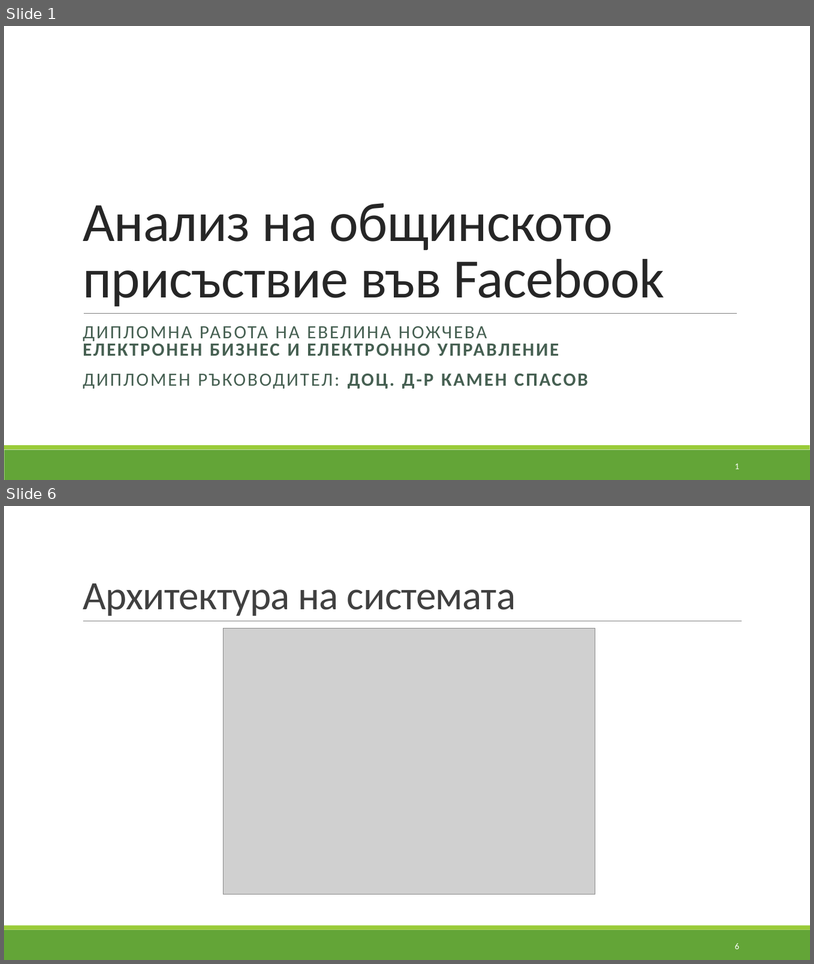
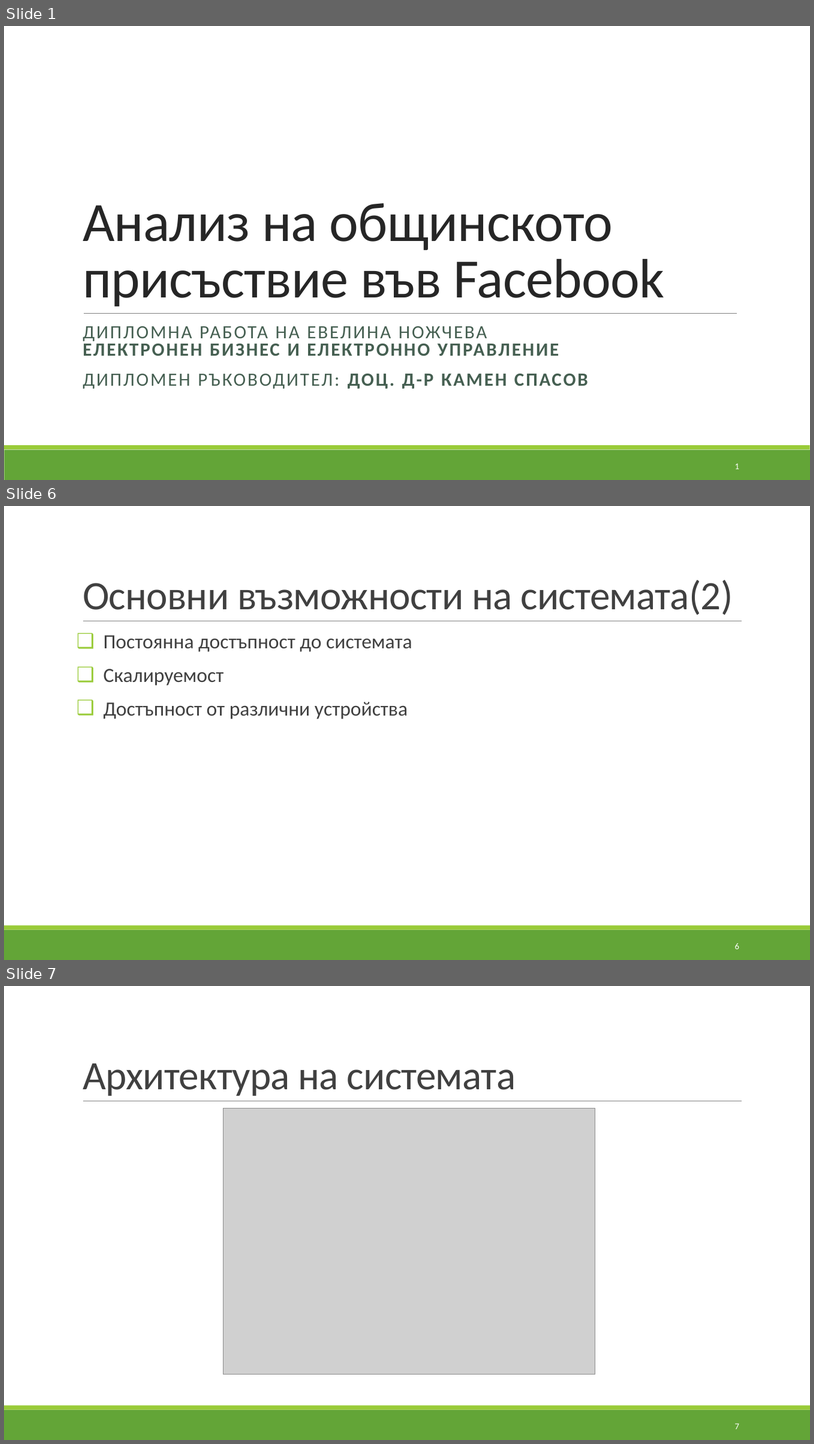
Before and after one commit to murfffi/social_presence, a slide deck: slides.pptx. Shown one above the other, each under a label of ours: slides 1 and 6 before the commit, slides 1, 6 and 7 after it; the slides between them are not shown. The pictures are 814x964 and 814x1444 pixels, drawn with LibreOffice and Linux fonts; fonts in the diff are those of the drawing; grey boxes stand for pictures; background and template pictures are left out. Boxes give left, top, right and bottom in pixels: in the first picture for what was removed or moved away, otherwise in the second. Text is boxed around its words. In the diff, an @@ line names an element or a change of style, - is before the commit and + after.

```diff
--- a/slides.pptx
+++ b/slides.pptx
@@ slide 6 added at <box>4,506,810,960</box>, background #FFFFFF; not listed: 3 template elements that a slide beside it also shows @@
@@ title added at <box>83,580,733,615</box>, 48 pt, text #404040 @@
+Основни възможности на системата(2)
@@ text added at <box>104,635,413,719</box>, 24 pt, text #404040 @@
+❑ Постоянна достъпност до системата
+❑ Скалируемост
+❑ Достъпност от различни устройства
@@ page number added at <box>735,943,740,949</box>, 10.5 pt, text #FFFFFF @@
+6
@@ what was slide 6 is now slide 7 @@
@@ page number at <box>735,1423,740,1429</box>: text changed @@
-6
+7
```
Also in this commit, not shown: 7 slides changed, 1 other slide added.
